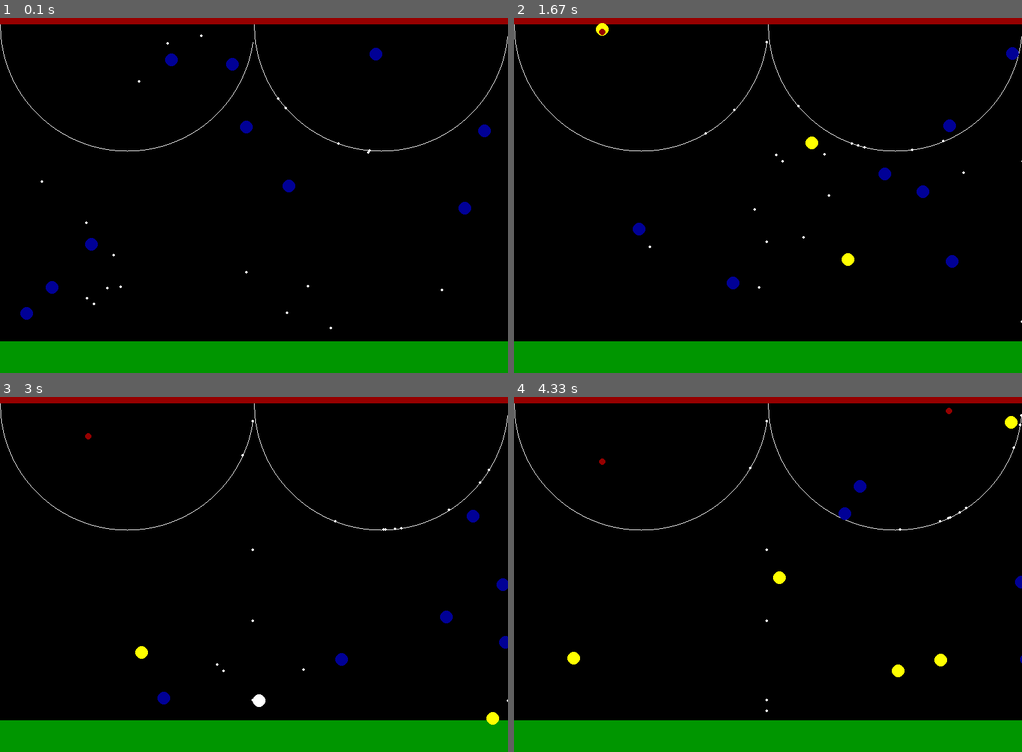
Above: before the commit, frames 1-4 (two rows, left to right).
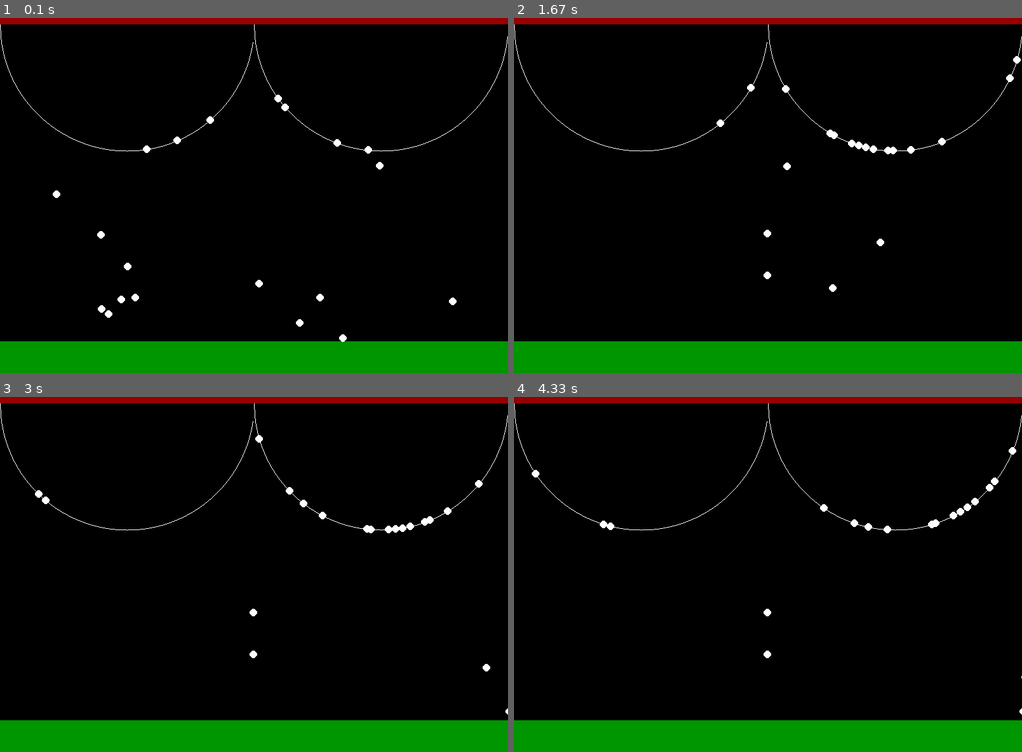
Above: after the commit, the same moments.

Repository: summer-salad/Jacob-s-SALAD
Game: pygame game, started from import pygame.py
The game is run twice, just before and just after one commit, with the same random seed, the same clock (stepped at 60 frames per second) and the same inputs.
Inputs:
- Up to frame 1 (0.1 s): no input
- Up to frame 2 (1.67 s): tap U at 0.33 s
- Up to frame 3 (3 s): tap U at 1.67, 2.07, 2.37, 2.57, 2.9 s
- Up to frame 4 (4.33 s): tap U at 3.2, 3.4, 3.7, 3.97 s

The runs differ from the first frame. In frame 1, 1.2% of the frame differs, in the area x 4-97%, y 4-92%; in frame 2, 1.1%; in frame 3, 1.0%; in frame 4, 1.0%.

Commit message:
Add files via upload

Diff:
--- a/import pygame.py
+++ b/import pygame.py
@@ -43,7 +43,7 @@
         self.add = 0
 class ECircle:
     def __init__(self): #Setting up parameters for white dots/electrons
-        self.radius = 2
+        self.radius = 6
         done = True
         x = 0
 
@@ -55,8 +55,8 @@
         #self.y = random.randint(52, 73) #100 in the rand int so ball doesnt get stuck in the red bar, making a shower of red balls
         self.x = random.randint(self.radius, 800-self.radius)
         self.y = random.randint(50+self.radius, 550-self.radius)
-        self.speedx = 0.5*(random.random()+1.0)
-        self.speedy = 0.5*(random.random()+1.0)
+        self.speedx = 0.5*(random.random()+4.0)
+        self.speedy = 0.5*(random.random()+4.0)
     def drawE(self):
         #This draws the ECircles/electrons
         pygame.draw.circle(Surface,white,(int(self.x),int(self.y)),self.radius) #draws individual blue circles
@@ -74,7 +74,7 @@
 for x in range(20):
     ECircles.append(ECircle())
 
-for x in range(10):
+for x in range(0):
     Circles.append(Circle())
 
 def main():
@@ -174,36 +174,38 @@
         ECircle.y = int(ECircle.y)
         ECircle.x = int(ECircle.x)
 
-        if ECircle.x in range(0,398):
+        if ECircle.x in range(0,399):
             if checkInArray(ECircle.y, ML):
                 #ECircle.speedx = 1
                 #ECircle.speedy = (ECircle.x-600)/math.sqrt(100^2-(ECircle.x-600)^2)  #(x-a)/sqrt(r^2-(x-a)^2)=(dy)/(dx)
-                if ECircle.x == 398:
-                    ECircle.x = 400
+                if ECircle.x >= 398:
+                    ECircle.x = 401
+                    print('qwertyu')
                 else:
                     ECircle.x += 1
                     ECircle.y = int(ML[ECircle.x])
             else:
-                print('qwertyu')
                 ECircle.x += ECircle.speedx
                 ECircle.y += ECircle.speedy
 
-        if ECircle.x in range(400,799):
+        if ECircle.x in range(400,800):
             if checkInArray(ECircle.y, MR):
             #ECircle.speedx = 1
                 #ECircle.speedy = (ECircle.x-600)/math.sqrt(100^2-(ECircle.x-600)^2)  #(x-a)/sqrt(r^2-(x-a)^2)=(dy)/(dx)
-                if ECircle.x == 799:
+                if ECircle.x >= 799:
                     ECircle.x = 0
+                    ECircle.y = ML[0]
                 else:
                     ECircle.x += 1
                     ECircle.y = int(MR[ECircle.x-400])
             else:
-                print('qwe')
                 ECircle.x += ECircle.speedx
                 ECircle.y += ECircle.speedy
-        if ECircle.x == 399 and (checkInArray(ECircle.y, ML)==False):
-            ECircle.x = 400
-            ECircle.y += ECircle.speedy
+        #if ECircle.x == 399 and ((checkInArray(ECircle.y, ML)==False) or (checkInArray(ECircle.y, MR)==False)) :
+        #    print('qwu')
+        #elif (ECircle.x in range(0,800)) and (ECircle.y in range(40,600)):
+        #    ECircle.x += ECircle.speedx
+        #    ECircle.y += ECircle.speedy
 
 
 
@@ -300,7 +302,6 @@
         else:
             color = yellow
 
-        #print (color)
         pygame.draw.circle(Surface,color,(int(Circle.x),int(Circle.y)),Circle.radius) #draws individual blue circles
         factor = 0
 
